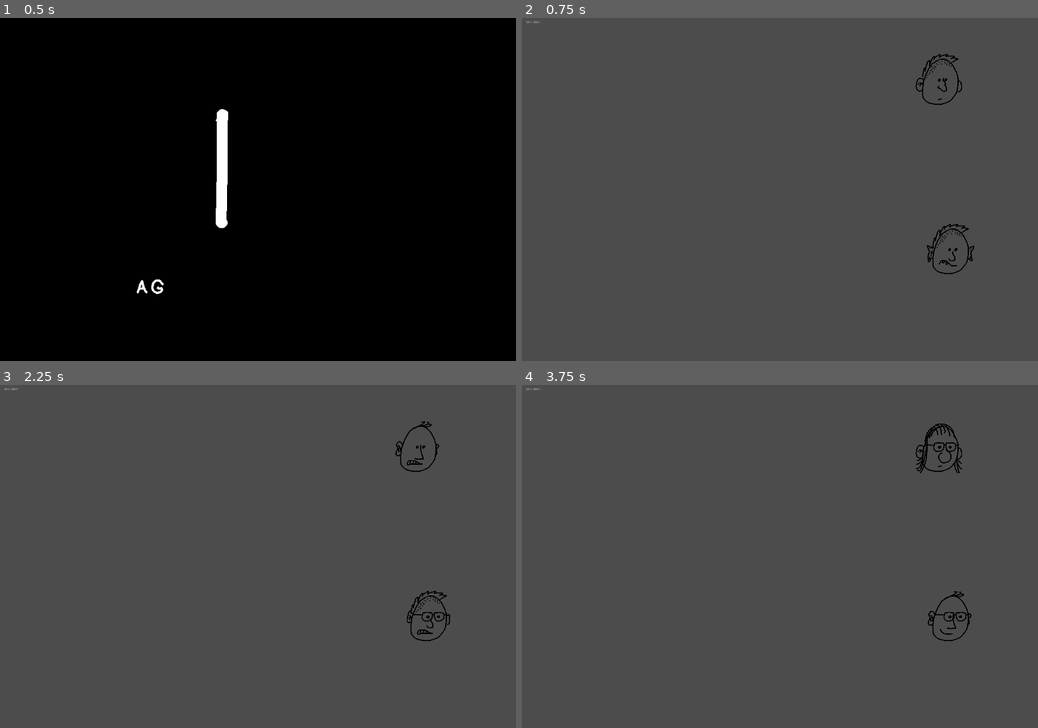
Above: before the commit, frames 1-4 (two rows, left to right).
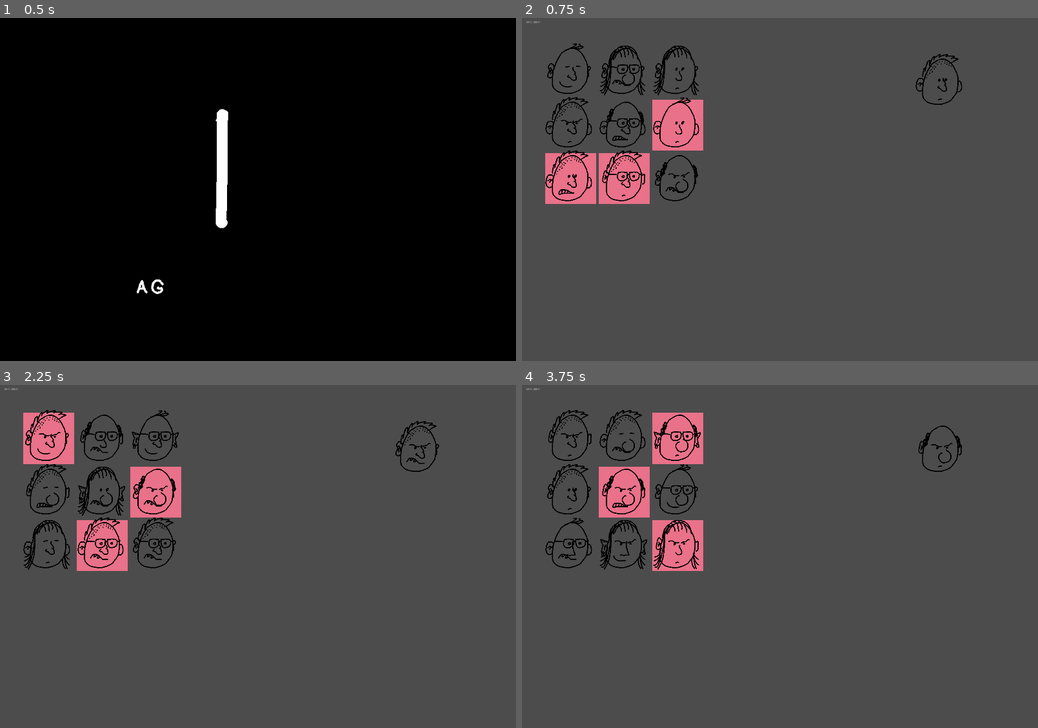
Above: after the commit, the same moments.

Repository: skarnl/godot--gmtk2021
Game: Godot game, scene res://screens/splash.tscn
Same seed, same stepped clock (60 frames per second), same inputs: the game is played once before the commit and once after it.
Inputs (mouse positions are in pixels of both pictures, inside the frame that each line leads up to):
- Up to frame 1 (0.5 s): no input
- Up to frame 2 (0.75 s): tap Enter (ui_accept) at 0.5 s; move the mouse to (893, 172) at 0.52 s; click (893, 172) at 0.67 s
- Up to frame 3 (2.25 s): tap Enter (ui_accept) at 0.77, 1.25, 1.52 s; move the mouse to (154, 573) at 1.27 s; click (154, 573) at 1.42 s; tap R (restart) at 2 s; move the mouse to (309, 481) at 2.02 s; click (309, 481) at 2.17 s
- Up to frame 4 (3.75 s): tap Enter (ui_accept) at 2.75, 3.02 s; move the mouse to (754, 625) at 2.77 s; click (754, 625) at 2.92 s; tap R (restart) at 3.5 s; move the mouse to (934, 607) at 3.52 s; click (934, 607) at 3.67 s

Frame 1 is identical in both runs. In frame 2, 6.2% of the frame differs, in the area x 4-88%, y 7-75%; in frame 3, 6.5%; in frame 4, 6.4%.
Error before the commit: Attempt to call function 'set_target_configuration' in base 'null instance' on a null instance. (res://game/level1.gd:16)

Commit message:
Calculate the combined results

Diff:
--- a/game/game.gd
+++ b/game/game.gd
@@ -5,23 +5,71 @@
 
 
 onready var target = $Target
-onready var suspects = $Suspects
+onready var result = $Result
+onready var market = $Market
 
 
 func _ready():
+	result.hide()
+
 #	get target configuration
 	target_config = target.get_configuration()
 
-#   generate variaties (3 bijv) en assign die aan paar suspects
-	suspects.set_target_configuration(target_config)
+	market.set_target_configuration(target_config)
 
+	market.connect('selection_updated', self, '_on_Market_selection_updated')
 
-#   genereer dan de overige suspects
-
-#   wanneer erop geklikt, selecteer en hou bij welke geklikt zijn
 #   bereken elke keer het eindresultaat
-
 #   toon het eindresultaat direct
 
 #    -> dit wordt later pas gedaan ON CLICK van de process-knop
 	pass
+
+func _on_Market_selection_updated(configurations: Array) -> void:
+	if configurations.size() == 0:
+		result.hide()
+	else:
+		result.show()
+
+		var combined_configuration := _calculate_combined_configuration(configurations)
+
+		result.set_configuration( combined_configuration )
+
+		# TEMP DEBUG
+		result.mark_as_success = combined_configuration.get_hash() == target_config.get_hash()
+
+func _calculate_combined_configuration(configurations: Array) -> Configuration:
+	var merged_configuration = Configuration.new()
+
+	# prepare counted object
+	for part in PersonParts.keys():
+		var temp_collection := {}
+		var highest_count := 0
+		var value_of_highest_count := -1
+
+		# get all the values for the current part
+		for config in configurations:
+			var value = config[part]
+
+			if temp_collection.has(value):
+				temp_collection[value] += 1
+			else:
+				temp_collection[value] = 1
+
+		# get the highest counted value
+		var values = temp_collection.keys();
+		for value in values:
+			var count = temp_collection[value]
+
+			# if we have a value with more counts
+			if count > highest_count:
+				highest_count = count
+				value_of_highest_count = value
+
+			elif count == highest_count:
+				# reset the highest value, since there are more with the same count
+				value_of_highest_count = -1
+
+		merged_configuration[part] = value_of_highest_count
+
+	return merged_configuration
